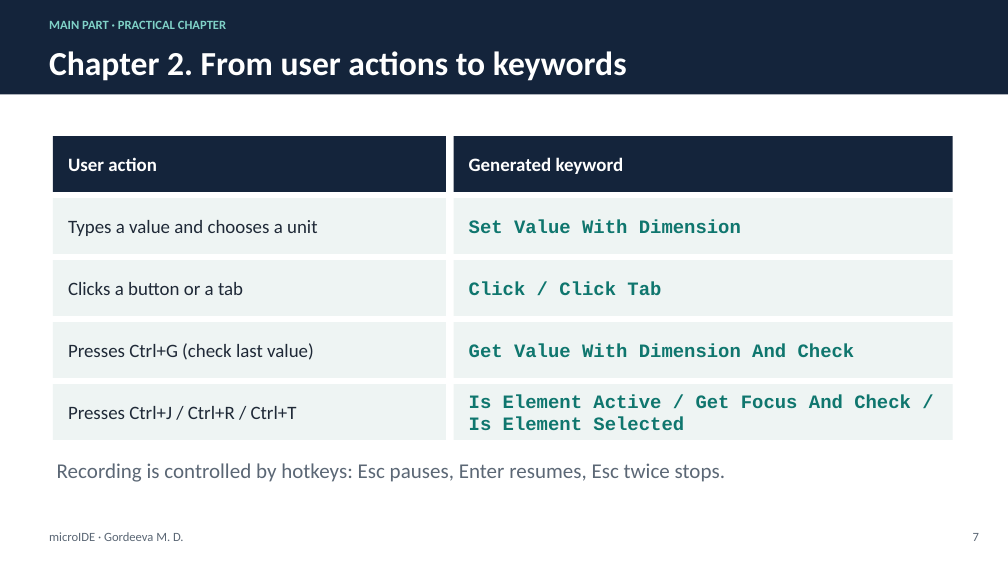
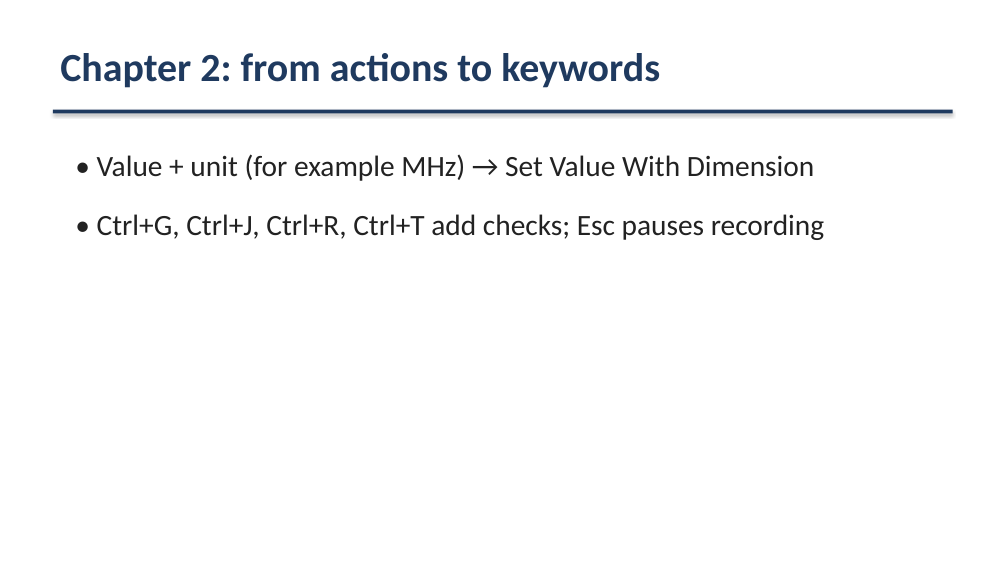
Before and after one commit to gordi27/microide, a slide deck: slide 7 of presentation/microIDE_presentation.pptx. Drawn at 1008x567 pixels with LibreOffice and Linux fonts; fonts in the diff are those of the drawing. Boxes give left, top, right and bottom in pixels: in the first picture for what was removed or moved away, otherwise in the second. Text is boxed around its words. In the diff, an @@ line names an element or a change of style, - is before the commit and + after.

```diff
--- a/presentation/microIDE_presentation.pptx
+++ b/presentation/microIDE_presentation.pptx
@@ text removed at box(49, 21, 226, 29) @@
-MAIN PART · PRACTICAL CHAPTER
@@ text at box(60, 53, 660, 88): text changed; size 32 to 38 pt; text colour #FFFFFF to #1F3A5F @@
-Chapter 2. From user actions to keywords
+Chapter 2: from actions to keywords
@@ rectangle: place and size @@
-rectangle at box(0, 0, 1008, 95)
+rectangle at box(53, 110, 953, 113)
@@ rectangle at box(53, 110, 953, 113): fill #14243B to #1F3A5F; shadow on @@
@@ rectangle removed at box(53, 136, 446, 192) @@
@@ rectangle removed at box(454, 136, 953, 192) @@
@@ text removed at box(68, 157, 157, 171) @@
-User action
@@ text added at box(97, 154, 824, 240), 28 pt, text #222222 @@
+• Value + unit (for example MHz) → Set Value With Dimension
+• Ctrl+G, Ctrl+J, Ctrl+R, Ctrl+T add checks; Esc pauses recording
@@ text removed at box(469, 157, 624, 174) @@
-Generated keyword
@@ rectangle removed at box(53, 198, 446, 254) @@
@@ rectangle removed at box(454, 198, 953, 254) @@
@@ text removed at box(68, 220, 317, 236) @@
-Types a value and chooses a unit
@@ text removed at box(469, 220, 741, 233) @@
-Set Value With Dimension
@@ rectangle removed at box(53, 260, 446, 316) @@
@@ rectangle removed at box(454, 260, 953, 316) @@
@@ text removed at box(68, 282, 243, 295) @@
-Clicks a button or a tab
@@ text removed at box(469, 282, 661, 295) @@
-Click / Click Tab
@@ rectangle removed at box(53, 322, 446, 378) @@
@@ rectangle removed at box(454, 322, 953, 378) @@
@@ text removed at box(68, 343, 314, 360) @@
-Presses Ctrl+G (check last value)
@@ text removed at box(469, 344, 855, 357) @@
-Get Value With Dimension And Check
@@ rectangle removed at box(53, 384, 446, 440) @@
@@ rectangle removed at box(454, 384, 953, 440) @@
@@ text removed at box(68, 406, 297, 419) @@
-Presses Ctrl+J / Ctrl+R / Ctrl+T
@@ text removed at box(469, 394, 911, 430) @@
-Is Element Active / Get Focus And Check / Is Element Selected
@@ text removed at box(57, 463, 725, 482) @@
-Recording is controlled by hotkeys: Esc pauses, Enter resumes, Esc twice stops.
@@ text removed at box(49, 532, 184, 541) @@
-microIDE · Gordeeva M. D.
@@ text removed at box(973, 533, 979, 541) @@
-7
```
Also in this commit, not shown: 3 other slides changed, 5 slides added, 5 slides removed, 1 other file.
